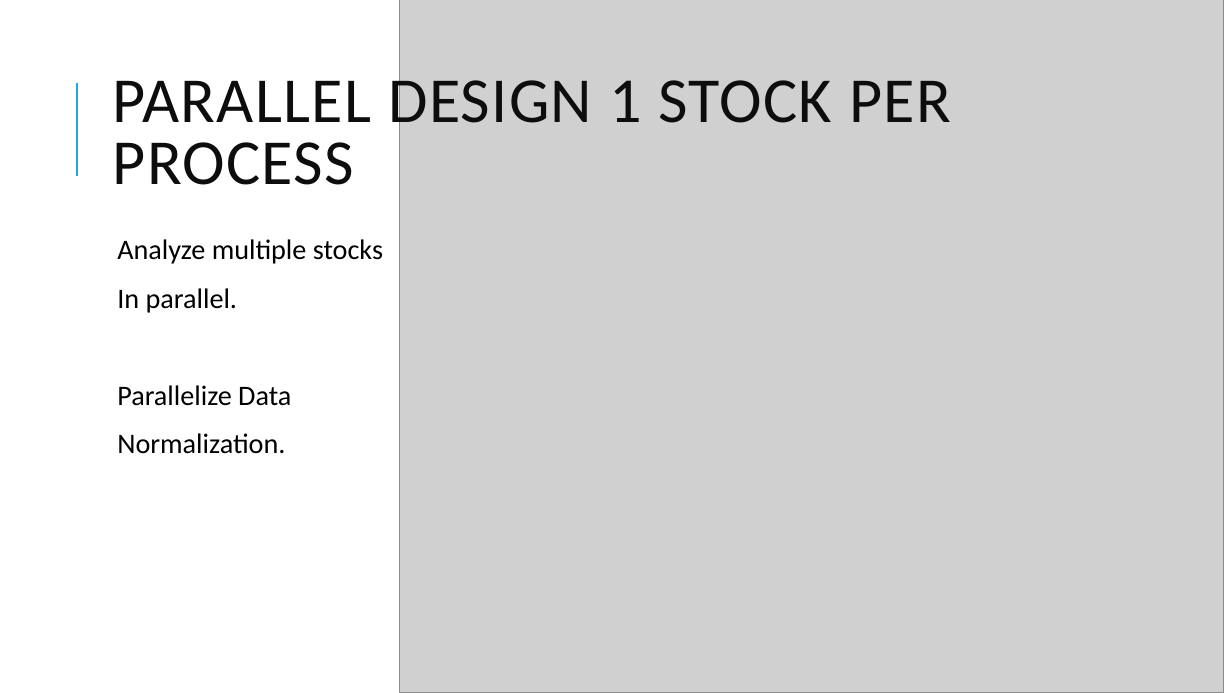
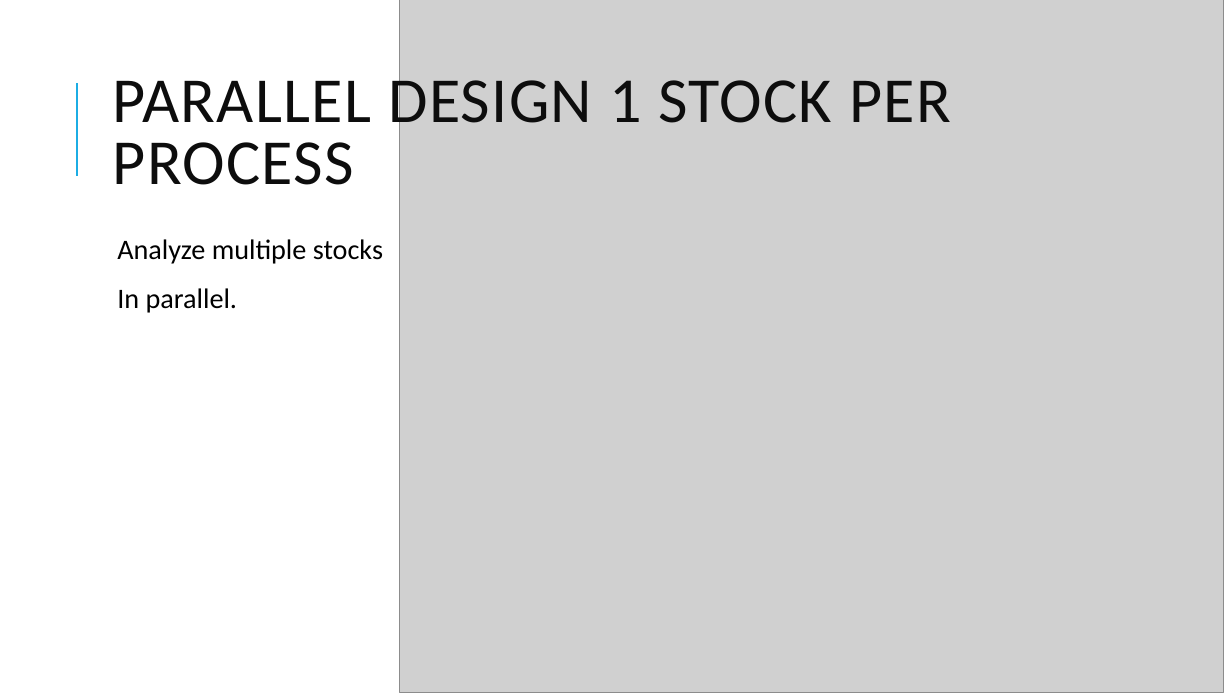
Before and after one commit to ahalex73/Stock_Market_Predictor, a slide deck: slide 4 of documentation/Final_Presentation.pptx. Drawn at 1232x693 pixels with LibreOffice and Linux fonts; fonts in the diff are those of the drawing; grey boxes stand for pictures. Boxes give left, top, right and bottom in pixels: in the first picture for what was removed or moved away, otherwise in the second. Text is boxed around its words. In the diff, an @@ line names an element or a change of style, - is before the commit and + after.

```diff
--- a/documentation/Final_Presentation.pptx
+++ b/documentation/Final_Presentation.pptx
@@ text at [117,385,291,454]: paragraphs removed @@
-  Parallelize Data
-  Normalization.
```
Also in this commit, not shown: 3 other slides changed, 1 slide added, 3 slides removed, 26 other files.
